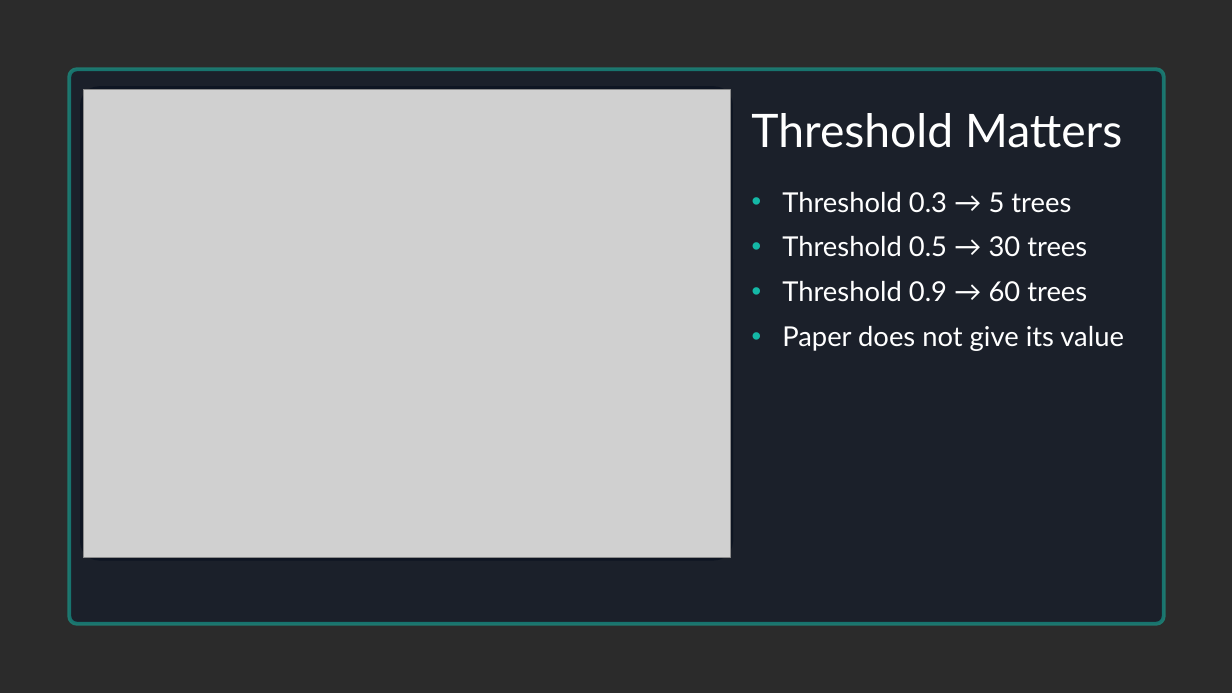
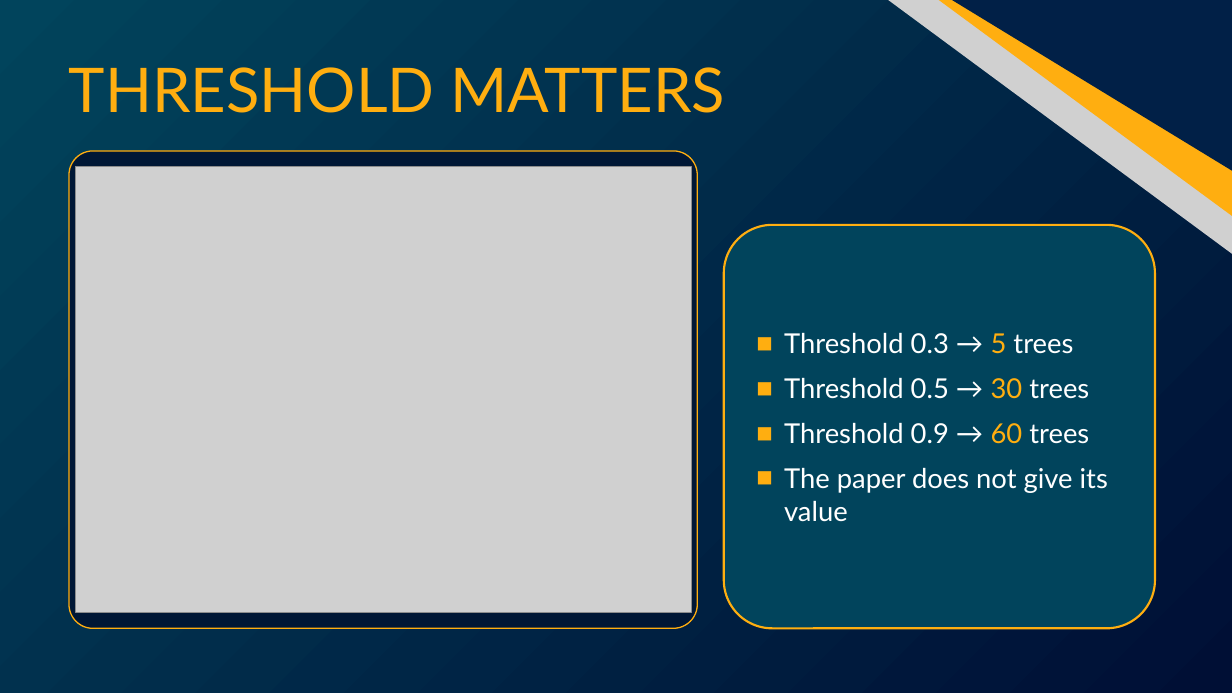
Before and after one commit to amnaaljasmi701/ai508-bearing-irf-reproduction, a slide deck: slide 13 of report/AI508_A2_Presentation.pptx. Drawn at 1232x693 pixels with LibreOffice and Linux fonts; fonts in the diff are those of the drawing; grey boxes stand for pictures; background and template pictures are left out; a plain dark background stands for a picture behind light text. Boxes give left, top, right and bottom in pixels: in the first picture for what was removed or moved away, otherwise in the second. Text is boxed around its words. In the diff, an @@ line names an element or a change of style, - is before the commit and + after.

```diff
--- a/report/AI508_A2_Presentation.pptx
+++ b/report/AI508_A2_Presentation.pptx
@@ background picture (left out) to gradient #01445C to #000F35 @@
@@ freeform shape added at box(462, 0, 1232, 527), fill #FFAE10 @@
@@ freeform shape added at box(469, 0, 1232, 468), fill #012047 @@
@@ picture added at box(686, 0, 1232, 563) @@
@@ text at box(69, 67, 725, 113): text changed; size 54 to 72 pt; text colour #FFFFFF to #FFAE10 @@
-Threshold Matters
+THRESHOLD MATTERS
@@ freeform shape removed at box(69, 69, 1164, 623) @@
@@ rounded rectangle: place and size @@
-rounded rectangle at box(80, 86, 733, 561)
+rounded rectangle at box(69, 151, 697, 628)
@@ rounded rectangle at box(69, 151, 697, 628): fill #0B1220 at 78% opacity to #001735; outline none to #FFAE10 1.5 pt; proportions changed @@
@@ picture: place and size @@
-picture at box(83, 89, 730, 557)
+picture at box(75, 166, 691, 612)
@@ rounded rectangle "Threshold 0.3 → 5 trees": place and size @@
-rounded rectangle "Threshold 0.3 → 5 trees" at box(782, 192, 1124, 351)
+rounded rectangle "Threshold 0.3 → 5 trees" at box(724, 225, 1155, 628)
@@ rounded rectangle "Threshold 0.3 → 5 trees" at box(724, 225, 1155, 628): vertical alignment top to middle; fill none to #01445C; outline none to #FFAE10 2.5 pt @@
@@ text in rounded rectangle at box(784, 332, 1089, 444): text colour #FFFFFF to #FFAE10 in "5", "30", "60"; bullet • to ■; bullet colour #14B8A6 to #FFAE10 @@
@@ text in rounded rectangle at box(784, 467, 1108, 522): text changed @@
-• Paper does not give its value
+■ The paper does not give its value
```
Also in this commit, not shown: 17 other slides changed, 1 slide added, 1 slide removed, 8 other files.
